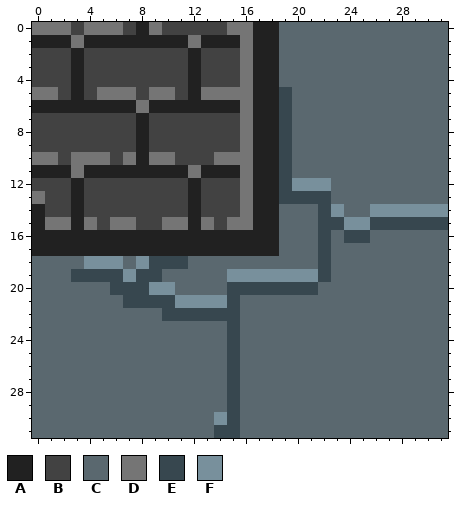
Pixel-art sprite: Silentium/Assets/Visuals/Tiles/Street_pavconnect_corner_lt(good).png. Above, as it was before the edit.
The file is 32x32 pixels.
Palette (. is transparent): A #212121  B #424242  C #5a686f  D #757575  E #37474f  F #78909c
Pixels before, first column x 0:
 0 DDDBDDDBADBBBBBDDAACCCCCCCCCCCCC
 1 AAADAAAAAAAADAAADAACCCCCCCCCCCCC
 2 BBBABBBBBBBBABBBDAACCCCCCCCCCCCC
 3 BBBABBBBBBBBABBBDAACCCCCCCCCCCCC
 4 BBBABBBBBBBBABBBDAACCCCCCCCCCCCC
 5 DDBABDDDBDDBADDDDAAECCCCCCCCCCCC
 6 AAAAAAAADAAAAAAADAAECCCCCCCCCCCC
 7 BBBBBBBBABBBBBBBDAAECCCCCCCCCCCC
 8 BBBBBBBBABBBBBBBDAAECCCCCCCCCCCC
 9 BBBBBBBBABBBBBBBDAAECCCCCCCCCCCC
10 DDBDDDBDADDBBBDDDAAECCCCCCCCCCCC
11 AAADAAAAAAAADAAADAAECCCCCCCCCCCC
12 BBBABBBBBBBBABBBDAAEFFFCCCCCCCCC
13 DBBABBBBBBBBABBBDAAEEEECCCCCCCCC
14 ABBABBBBBBBBABBBDAACCCEFCCFFFFFF
15 ADDADBDDBBDDADBDDAACCCEEFFEEEEEE
16 AAAAAAAAAAAAAAAAAAACCCECEECCCCCC
17 AAAAAAAAAAAAAAAAAAACCCECCCCCCCCC
18 CCCCFFFCFEEECCCCCCCCCCECCCCCCCCC
19 CCCEEEEFEECCCCCFFFFFFFECCCCCCCCC
20 CCCCCCEEEFFCCCCEEEEEEECCCCCCCCCC
21 CCCCCCCEEEEFFFFECCCCCCCCCCCCCCCC
22 CCCCCCCCCCEEEEEECCCCCCCCCCCCCCCC
23 CCCCCCCCCCCCCCCECCCCCCCCCCCCCCCC
24 CCCCCCCCCCCCCCCECCCCCCCCCCCCCCCC
25 CCCCCCCCCCCCCCCECCCCCCCCCCCCCCCC
26 CCCCCCCCCCCCCCCECCCCCCCCCCCCCCCC
27 CCCCCCCCCCCCCCCECCCCCCCCCCCCCCCC
28 CCCCCCCCCCCCCCCECCCCCCCCCCCCCCCC
29 CCCCCCCCCCCCCCCECCCCCCCCCCCCCCCC
30 CCCCCCCCCCCCCCFECCCCCCCCCCCCCCCC
31 CCCCCCCCCCCCCCEECCCCCCCCCCCCCCCC
After:
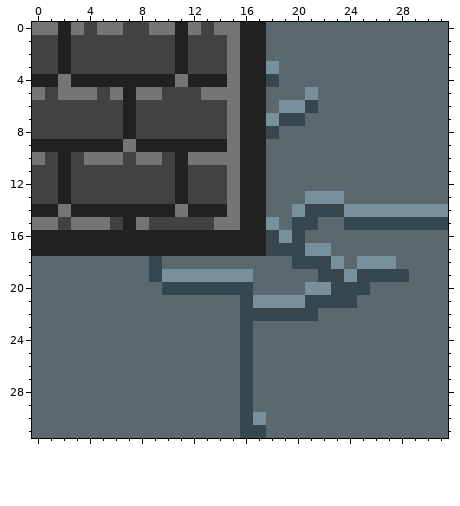
Difference:
Changed rows in their new state; - is an unchanged pixel.
first column x 0:
 0 --ADB---B-DAD-D-A-C----------
 1 BB-BBBBBBBB-BBBDA-C----------
 2 --AB-------AB--DA-C----------
 3 --AB-------AB--DA-F----------
 4 AAD-AAAAAAAD-AADA-E----------
 5 -BDDDB-AD-B-B---A-CC-F-------
 6 BBBBBBB-BBBBBBBDA-CFFE-------
 7 -------AB------DA-F-E--------
 8 -------AB------DA-EC---------
 9 AAAAAAAD-AAAAAADA-CC---------
10 -BAB--DBD-BADD--A-CC---------
11 BB-BBBBBBBB-BBBDA-CC---------
12 --AB-------AB--DA-CCCCC------
13 B-AB-------AB--DA-CCCFFF-----
14 -AD-AAAAAAAD-AADA-C-FE-EFF---
15 D-BD-DBAD-BBBBD-A-F-EECCEE---
16 ------------------EFE-C-CC---
17 ------------------EEEFF------
18 ----CCC-C-CC--------EE-F-FFF-
19 ---CCCCCC-FFFFF--CCCCC-EFEEEE
20 ------CCCCEEEEE--CCCCFFEEE---
21 -------CCCCCCCCCEFFFFEEEE----
22 ----------CCCCCCEEEEEE-------
23 ---------------CE------------
24 ---------------CE------------
25 ---------------CE------------
26 ---------------CE------------
27 ---------------CE------------
28 ---------------CE------------
29 ---------------CE------------
30 --------------CCEF-----------
31 --------------CCEE-----------
Changed places in both pictures, as pixel boxes (x1, y1, x2, y2):
changed: (32, 22, 409, 438)
